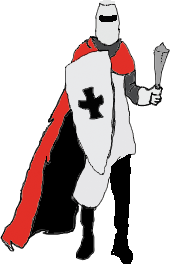
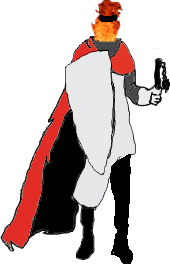
Revision of a layered (170, 264) image; what changed, layer by layer:
hid "Warstwa 14" over [left=78, top=86, right=104, bottom=120]
added layer "fire_001_by_danf83stock-d6uo4ec" above "Warstwa 12" over [left=80, top=0, right=159, bottom=49]
painted on "Warstwa 11" over [left=72, top=38, right=98, bottom=62]
painted on "Warstwa 10" over [left=2, top=89, right=70, bottom=247]
added group "Grupa 1" with 2 layers above "Warstwa 5" over [left=153, top=42, right=170, bottom=94]
added layer "Warstwa 15" in group "Grupa 1" over [left=154, top=58, right=170, bottom=94]
hid "Warstwa 6", moved it into group "Grupa 1" over [left=153, top=42, right=170, bottom=90]
painted on "Warstwa 4" over [left=103, top=42, right=134, bottom=74]
hid "Warstwa 2" over [left=95, top=3, right=120, bottom=46]
hid "Kształt 1" over [left=99, top=0, right=115, bottom=5]
